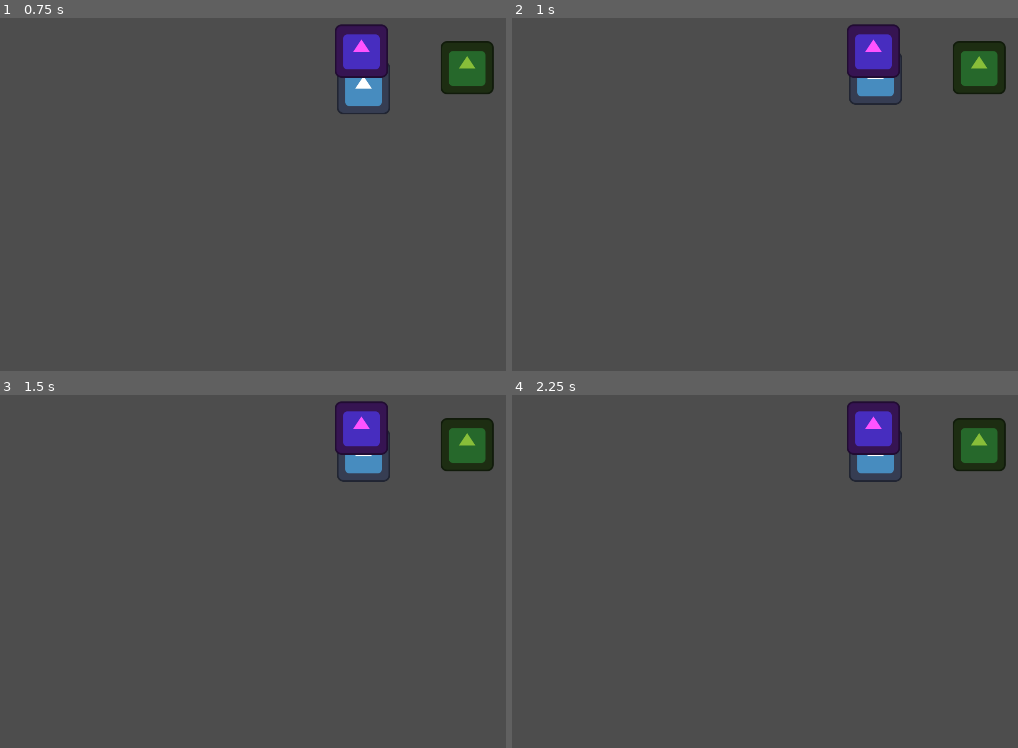
Above: before the commit, frames 1-4 (two rows, left to right).
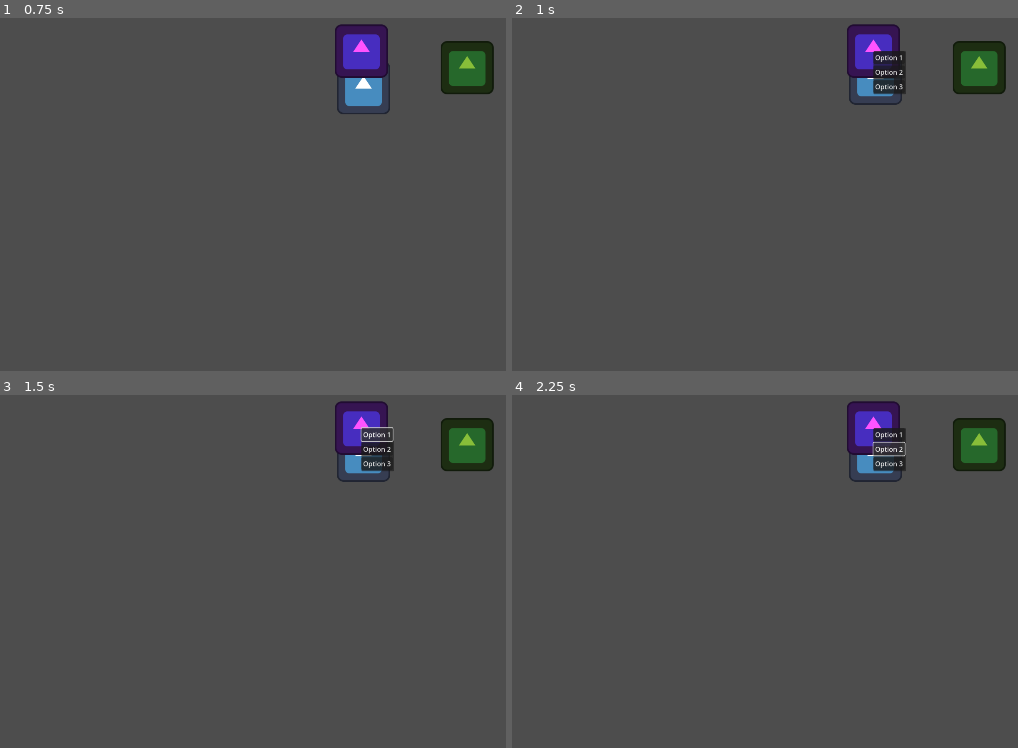
Above: after the commit, the same moments.

Repository: Disablak/godot-jam-noise
Game: Godot game, scene res://scenes/main.tscn
The game is run twice, just before and just after one commit, with the same random seed, the same clock (stepped at 60 frames per second) and the same inputs. The engine's default icon, where the game draws it, is replaced by a stand-in: a white triangle on a blue panel in a dark square.
Inputs (mouse positions are in pixels of both pictures, inside the frame that each line leads up to):
- Up to frame 1 (0.75 s): tap Enter at 0.5 s; hold W (up) from 0.53 s (still down)
- Up to frame 2 (1 s): keep holding W (up)
- Up to frame 3 (1.5 s): release W (up) at 1.25 s; click (379, 433) at 1.25 s, where only the run after the commit has a clickable "Option 1"
- Up to frame 4 (2.25 s): click (891, 447) at 2 s, where only the run after the commit has a clickable "Option 2"

Frame 1 is identical in both runs. In frame 2, 0.7% of the frame differs, in the area x 71-78%, y 9-22%; in frame 3, 0.7%; in frame 4, 0.7%.

Commit message:
update interactable

Diff:
--- a/project.godot
+++ b/project.godot
@@ -14,6 +14,10 @@
 run/main_scene="uid://bq7wh8xvvc37l"
 config/features=PackedStringArray("4.4", "Forward Plus")
 config/icon="res://icon.svg"
+
+[autoload]
+
+Globals="*res://scripts/globals.gd"
 
 [display]
 
@@ -46,3 +50,8 @@
 , Object(InputEventKey,"resource_local_to_scene":false,"resource_name":"","device":-1,"window_id":0,"alt_pressed":false …(186 unchanged characters)…
 ]
 }
+esc={
+"deadzone": 0.2,
+"events": [Object(InputEventKey,"resource_local_to_scene":false,"resource_name":"","device":-1,"window_id":0,"alt_pressed":false,"shift_pressed":false,"ctrl_pressed":false,"meta_pressed":false,"pressed":false,"keycode":0,"physical_keycode":4194305,"key_label":0,"unicode":0,"location":0,"echo":false,"script":null)
+]
+}
--- /dev/null
+++ b/scenes/gui.tscn
@@ -0,0 +1,17 @@
+[gd_scene load_steps=3 format=3 uid="uid://buhlwnagyq3nh"]
+
+[ext_resource type="Script" uid="uid://djn180npenwvs" path="res://scripts/gui.gd" id="1_efmwq"]
+[ext_resource type="PackedScene" uid="uid://dfws2lkaydh6c" path="res://scenes/panel_interact.tscn" id="2_mfius"]
+
+[node name="GUI" type="Control"]
+layout_mode = 3
+anchors_preset = 15
+anchor_right = 1.0
+anchor_bottom = 1.0
+grow_horizontal = 2
+grow_vertical = 2
+script = ExtResource("1_efmwq")
+
+[node name="PanelInteract" parent="." instance=ExtResource("2_mfius")]
+visible = false
+layout_mode = 0
--- a/scenes/main.tscn
+++ b/scenes/main.tscn
@@ -1,29 +1,12 @@
 [gd_scene load_steps=4 format=3 uid="uid://bq7wh8xvvc37l"]
 
-[ext_resource type="PackedScene" uid="uid://j5xmm3wjcflk" path="res://scenes/player.tscn" id="1_o5qli"]
-[ext_resource type="PackedScene" uid="uid://b1etmgpypsdny" path="res://scenes/interactable_object.tscn" id="2_0wfyh"]
+[ext_resource type="PackedScene" uid="uid://cdnqjcinkothg" path="res://scenes/world.tscn" id="1_0wfyh"]
+[ext_resource type="Script" uid="uid://c50lx32y5cci" path="res://scripts/main.gd" id="1_sugp2"]
+[ext_resource type="PackedScene" uid="uid://buhlwnagyq3nh" path="res://scenes/gui.tscn" id="2_sugp2"]
 
-[sub_resource type="RectangleShape2D" id="RectangleShape2D_o5qli"]
-size = Vector2(100, 1080)
+[node name="Main" type="Node"]
+script = ExtResource("1_sugp2")
 
-[node name="Main" type="Node2D"]
+[node name="World" parent="." instance=ExtResource("1_0wfyh")]
 
-[node name="Player" parent="." instance=ExtResource("1_o5qli")]
-position = Vector2(900, 527)
-
-[node name="StaticBody2D" type="StaticBody2D" parent="."]
-position = Vector2(45, 538)
-
-[node name="CollisionShape2D" type="CollisionShape2D" parent="StaticBody2D"]
-shape = SubResource("RectangleShape2D_o5qli")
-
-[node name="InteractableObject" parent="." instance=ExtResource("2_0wfyh")]
-position = Vector2(895, 272)
-
-[node name="InteractableObject2" parent="." instance=ExtResource("2_0wfyh")]
-position = Vector2(1149, 312)
-
-[node name="Sprite2D" parent="InteractableObject2" index="1"]
-self_modulate = Color(0.532149, 0.745655, 0.223466, 1)
-
-[editable path="InteractableObject2"]
+[node name="GUI" parent="." instance=ExtResource("2_sugp2")]
--- /dev/null
+++ b/scenes/panel_interact.tscn
@@ -0,0 +1,26 @@
+[gd_scene load_steps=2 format=3 uid="uid://dfws2lkaydh6c"]
+
+[ext_resource type="Script" uid="uid://cnsmrs8ql81t3" path="res://scripts/panel_interact.gd" id="1_4ajpm"]
+
+[node name="PanelInteract" type="Panel"]
+offset_right = 78.0
+offset_bottom = 104.0
+script = ExtResource("1_4ajpm")
+
+[node name="VBoxContainer" type="VBoxContainer" parent="."]
+layout_mode = 0
+offset_right = 75.0
+offset_bottom = 101.0
+
+[node name="Button" type="Button" parent="VBoxContainer"]
+layout_mode = 2
+text = "Option 1"
+
+[node name="Button2" type="Button" parent="VBoxContainer"]
+layout_mode = 2
+text = "Option 2"
+
+[node name="Button3" type="Button" parent="VBoxContainer"]
+layout_mode = 2
+text = "Option 3
+"
--- /dev/null
+++ b/scenes/world.tscn
@@ -0,0 +1,29 @@
+[gd_scene load_steps=4 format=3 uid="uid://cdnqjcinkothg"]
+
+[ext_resource type="PackedScene" uid="uid://j5xmm3wjcflk" path="res://scenes/player.tscn" id="1_rwgxs"]
+[ext_resource type="PackedScene" uid="uid://b1etmgpypsdny" path="res://scenes/interactable_object.tscn" id="2_4wyf3"]
+
+[sub_resource type="RectangleShape2D" id="RectangleShape2D_o5qli"]
+size = Vector2(100, 1080)
+
+[node name="World" type="Node2D"]
+
+[node name="Player" parent="." instance=ExtResource("1_rwgxs")]
+position = Vector2(900, 527)
+
+[node name="StaticBody2D" type="StaticBody2D" parent="."]
+position = Vector2(45, 538)
+
+[node name="CollisionShape2D" type="CollisionShape2D" parent="StaticBody2D"]
+shape = SubResource("RectangleShape2D_o5qli")
+
+[node name="InteractableObject" parent="." instance=ExtResource("2_4wyf3")]
+position = Vector2(895, 272)
+
+[node name="InteractableObject2" parent="." instance=ExtResource("2_4wyf3")]
+position = Vector2(1149, 312)
+
+[node name="Sprite2D" parent="InteractableObject2" index="1"]
+self_modulate = Color(0.532149, 0.745655, 0.223466, 1)
+
+[editable path="InteractableObject2"]
--- /dev/null
+++ b/scripts/globals.gd
@@ -0,0 +1,10 @@
+extends Node
+
+
+signal on_any_ui_appear
+signal on_all_ui_closed
+signal on_player_touched_object(object: InteractableObject)
+signal on_player_departed_from_object
+
+
+var gui: Gui
--- /dev/null
+++ b/scripts/gui.gd
@@ -0,0 +1,24 @@
+class_name Gui
+extends Control
+
+
+@onready var panel_interact: PanelInteract = $PanelInteract
+
+
+func _ready() -> void:
+	Globals.on_player_touched_object.connect(_on_player_touched_object)
+	Globals.on_player_departed_from_object.connect(_on_player_departed_from_object)
+
+
+func _input(event: InputEvent) -> void:
+	if event.is_action_pressed("esc"):
+		panel_interact.hide_panel()
+		Globals.on_all_ui_closed.emit()
+
+
+func _on_player_touched_object(object: InteractableObject):
+	panel_interact.show_panel(object.position)
+
+
+func _on_player_departed_from_object():
+	panel_interact.hide_panel()
--- /dev/null
+++ b/scripts/main.gd
@@ -0,0 +1,5 @@
+extends Node
+
+
+func _ready() -> void:
+	Globals.gui = $GUI
--- /dev/null
+++ b/scripts/panel_interact.gd
@@ -0,0 +1,12 @@
+class_name PanelInteract
+extends Control
+
+
+func show_panel(pos: Vector2):
+	position = pos
+	visible = true
+	set_focus_neighbor(SIDE_TOP, focus_neighbor_top)
+
+
+func hide_panel():
+	visible = false
--- a/scripts/player.gd
+++ b/scripts/player.gd
@@ -5,6 +5,11 @@
 @export var speed: float = 10
 
 var _last_collision_id: int = -1
+
+
+func _ready() -> void:
+	Globals.on_any_ui_appear.connect(_on_any_ui_appear)
+	Globals.on_all_ui_closed.connect(_on_all_ui_closed)
 
 
 func _update_velocity_by_inputs(delta):
@@ -22,7 +27,24 @@
 	var last_collision: KinematicCollision2D = get_last_slide_collision()
 	if last_collision:
 		if _last_collision_id != last_collision.get_collider_id():
-			_last_collision_id = last_collision.get_collider_id()
-			print(_last_collision_id)
+			if last_collision.get_collider() is InteractableObject:
+				_last_collision_id = last_collision.get_collider_id()
+				Globals.on_player_touched_object.emit(last_collision.get_collider())
+				#_show_panel_interaction(last_collision.get_position())
+				#print(_last_collision_id)
 	else:
-		_last_collision_id = -1
+		if _last_collision_id != -1:
+			_last_collision_id = -1
+			Globals.on_player_departed_from_object.emit()
+
+
+func _on_any_ui_appear():
+	set_physics_process(false)
+
+
+func _on_all_ui_closed():
+	set_physics_process(true)
+
+
+func _show_panel_interaction(pos: Vector2):
+	Globals.gui.panel_interact.show_panel(pos)
Not shown, added: scripts/globals.gd.uid
Not shown, added: scripts/gui.gd.uid
Not shown, added: scripts/main.gd.uid
Not shown, added: scripts/panel_interact.gd.uid
